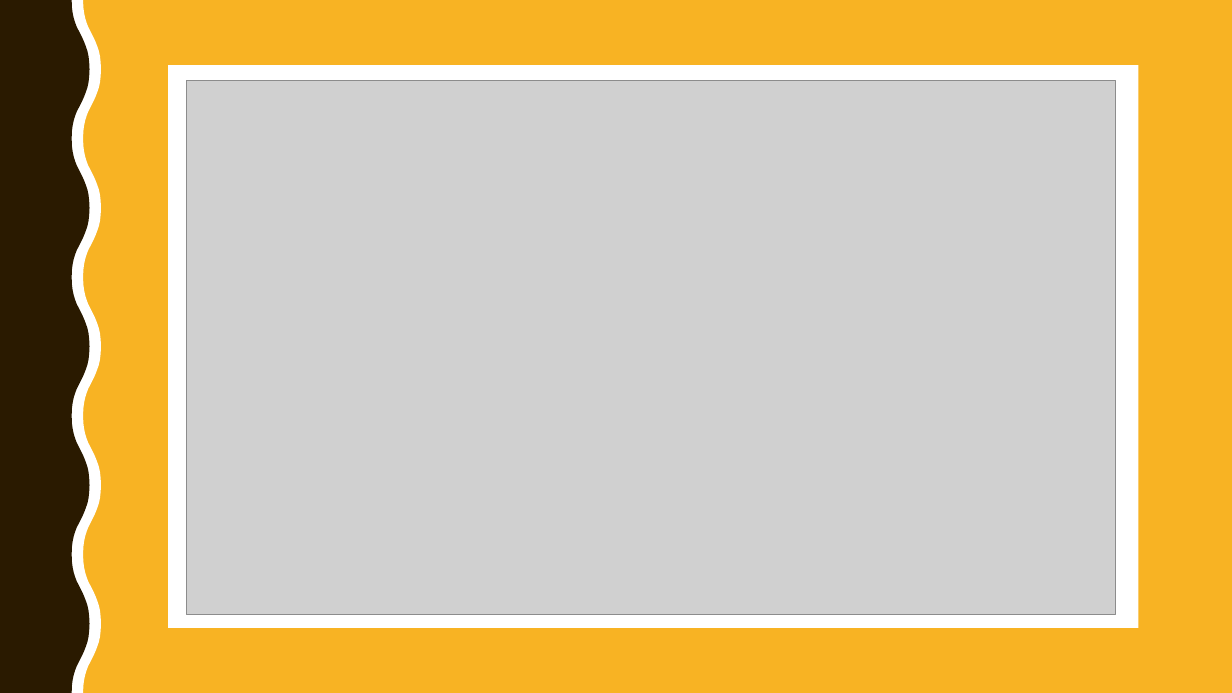
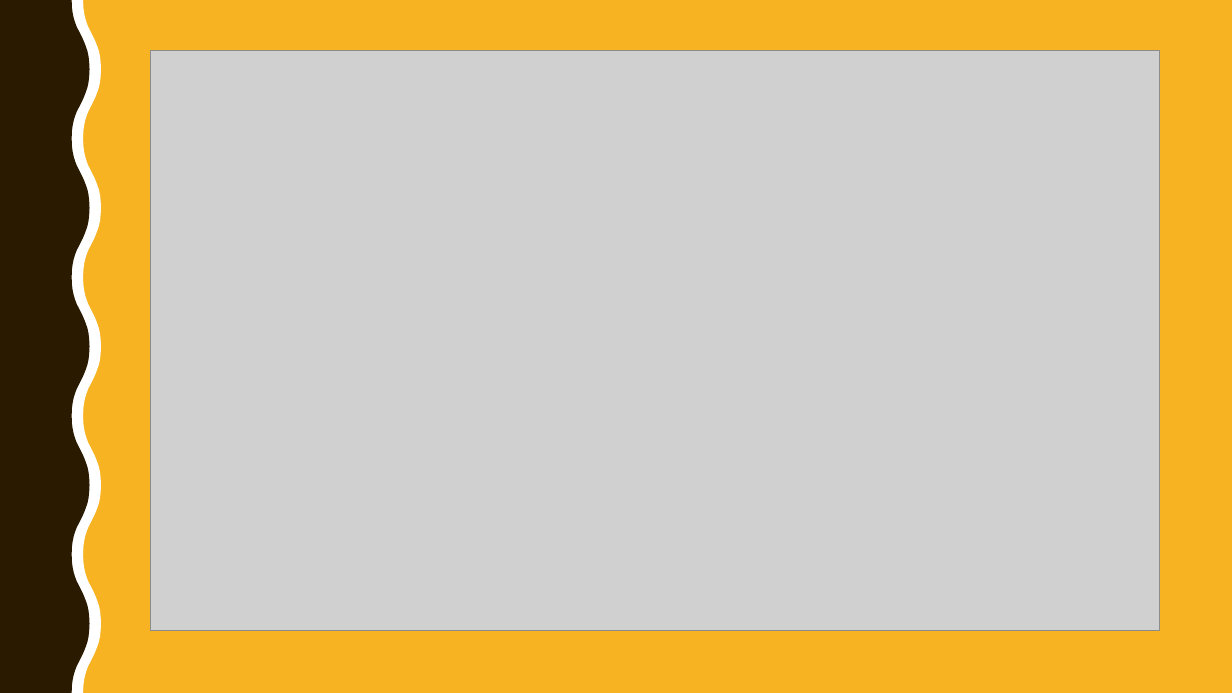
Before and after one commit to Radicals27/GameOfDeath, a slide deck: slide 6 of ppt/GameOfDeath.pptx. Drawn at 1232x693 pixels with LibreOffice and Linux fonts; fonts in the diff are those of the drawing; grey boxes stand for pictures. Boxes give left, top, right and bottom in pixels: in the first picture for what was removed or moved away, otherwise in the second. Text is boxed around its words. In the diff, an @@ line names an element or a change of style, - is before the commit and + after.

```diff
--- a/ppt/GameOfDeath.pptx
+++ b/ppt/GameOfDeath.pptx
@@ picture: place and size @@
-picture at box(187, 80, 1116, 615)
+picture at box(151, 51, 1160, 630)
@@ rectangle removed at box(168, 65, 1139, 628) @@
```
Also in this commit, not shown: 5 other slides changed, 1 other file.
